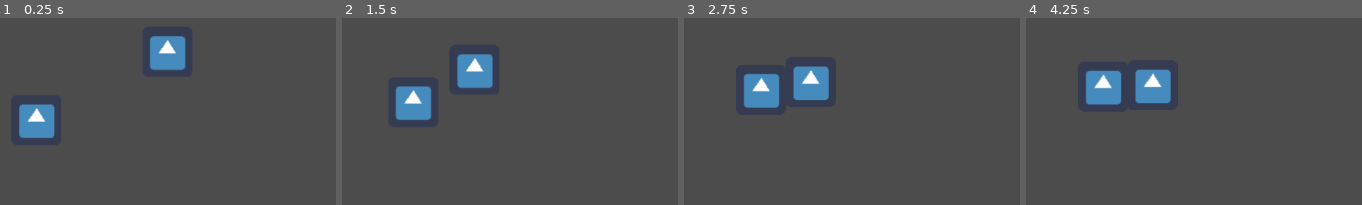
Above: before the commit, frames 1-4 (left to right).
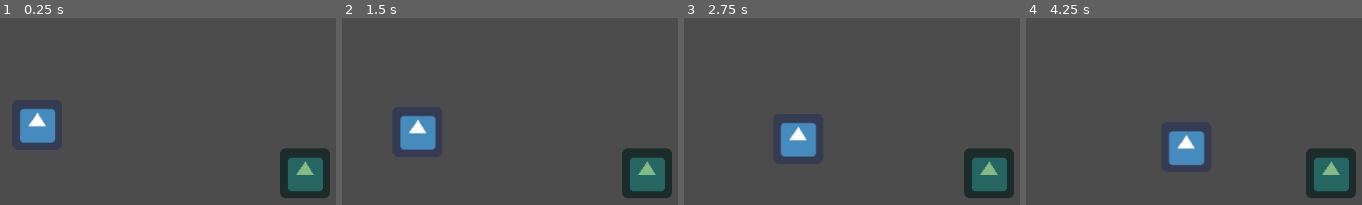
Above: after the commit, the same moments.

Repository: Zerotodeath/Side-game
Game: Godot game, scene res://test.tscn
Two runs of this game, one before a commit and one after it. Both use one fixed random seed, a clock stepped at 60 frames per second and the inputs below. The engine's default icon, where the game draws it, is replaced by a stand-in: a white triangle on a blue panel in a dark square.
Inputs:
- Up to frame 1 (0.25 s): no input
- Up to frame 2 (1.5 s): no input
- Up to frame 3 (2.75 s): no input
- Up to frame 4 (4.25 s): no input

The runs differ from the first frame. In frame 1, 6.8% of the frame differs, in the area x 5-99%, y 9-97%; in frame 2, 9.4%; in frame 3, 9.7%; in frame 4, 9.8%, in the area x 17-99%, y 27-97%.

Commit message:
made plant stuff

Diff:
--- a/Side game/AI_one.gd
+++ b/Side game/AI_one.gd
@@ -5,7 +5,6 @@
 	Chaseing
 }
 
-onready var A2 = get_parent().get_node("AI 2")
 onready var may_chase = get_tree().get_nodes_in_group("AI")
 
 var run_speed = 40
--- a/Side game/First AI1.tscn
+++ b/Side game/First AI1.tscn
@@ -26,6 +26,8 @@
 
 [node name="Area2D" type="Area2D" parent="."]
 visible = false
+collision_layer = 2
+collision_mask = 2
 
 [node name="CollisionShape2D" type="CollisionShape2D" parent="Area2D"]
 shape = SubResource( 2 )
--- a/Side game/project.godot
+++ b/Side game/project.godot
@@ -19,6 +19,12 @@
 run/main_scene="res://test.tscn"
 config/icon="res://icon.png"
 
+[layer_names]
+
+2d_physics/layer_1="Main"
+2d_physics/layer_2="AI"
+2d_physics/layer_3="Plant"
+
 [rendering]
 
 environment/default_environment="res://default_env.tres"
--- a/Side game/test.tscn
+++ b/Side game/test.tscn
@@ -1,57 +1,38 @@
 [gd_scene load_steps=5 format=2]
 
 [ext_resource path="res://icon.png" type="Texture" id=1]
-[ext_resource path="res://AI_one.gd" type="Script" id=2]
+[ext_resource path="res://First AI1.tscn" type="PackedScene" id=2]
 
 [sub_resource type="RectangleShape2D" id=1]
 extents = Vector2( 32, 32 )
 
 [sub_resource type="CircleShape2D" id=2]
-radius = 130.231
+radius = 240.0
 
 [node name="Node2D" type="Node2D"]
 __meta__ = {
 "_edit_lock_": true
 }
 
-[node name="AI 1" type="KinematicBody2D" parent="." groups=[
-"AI",
-]]
-position = Vector2( 384, 280 )
-script = ExtResource( 2 )
+[node name="AI 1" parent="." instance=ExtResource( 2 )]
+
+[node name="Plant" type="StaticBody2D" parent="."]
+position = Vector2( 736, 344 )
 __meta__ = {
 "_edit_group_": true
 }
 
-[node name="Sprite" type="Sprite" parent="AI 1"]
+[node name="Sprite" type="Sprite" parent="Plant"]
+modulate = Color( 0.67451, 0.92549, 0.627451, 1 )
+self_modulate = Color( 0.776471, 0.792157, 0.827451, 1 )
 texture = ExtResource( 1 )
 
-[node name="CollisionShape2D" type="CollisionShape2D" parent="AI 1"]
+[node name="CollisionShape2D" type="CollisionShape2D" parent="Plant"]
 shape = SubResource( 1 )
 
-[node name="Area2D" type="Area2D" parent="AI 1"]
+[node name="Area2D" type="Area2D" parent="Plant"]
+collision_layer = 4
+collision_mask = 2
 
-[node name="CollisionShape2D" type="CollisionShape2D" parent="AI 1/Area2D"]
+[node name="CollisionShape2D" type="CollisionShape2D" parent="Plant/Area2D"]
 shape = SubResource( 2 )
-
-[node name="AI 2" type="KinematicBody2D" parent="." groups=[
-"AI",
-]]
-position = Vector2( 568, 184 )
-script = ExtResource( 2 )
-__meta__ = {
-"_edit_group_": true
-}
-
-[node name="Sprite" type="Sprite" parent="AI 2"]
-texture = ExtResource( 1 )
-
-[node name="CollisionShape2D" type="CollisionShape2D" parent="AI 2"]
-shape = SubResource( 1 )
-
-[node name="Area2D" type="Area2D" parent="AI 2" groups=[
-"AI",
-]]
-
-[node name="CollisionShape2D" type="CollisionShape2D" parent="AI 2/Area2D"]
-shape = SubResource( 2 )
